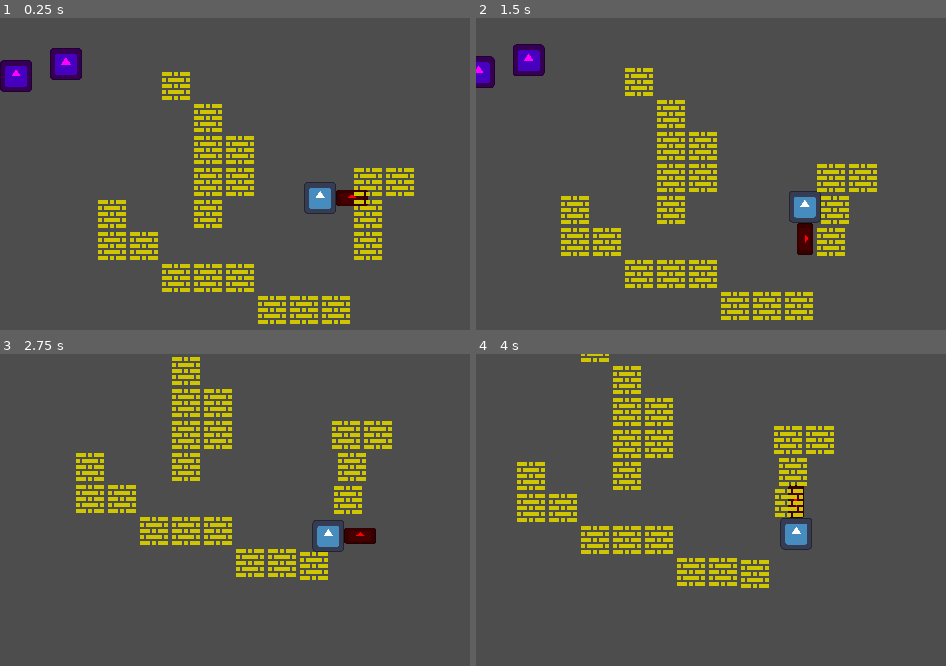
Above: before the commit, frames 1-4 (two rows, left to right).
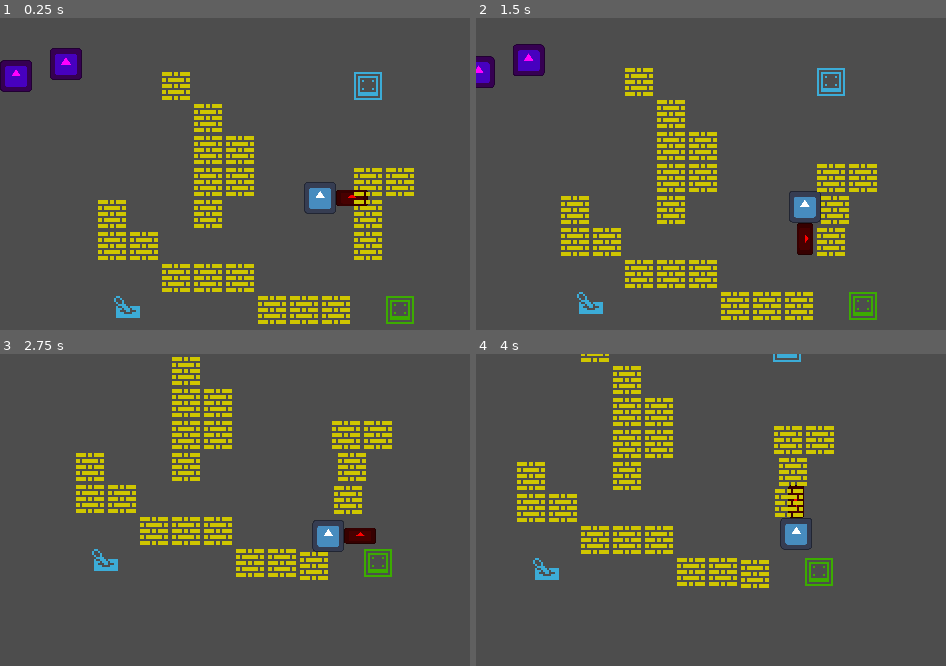
Above: after the commit, the same moments.

Repository: iliys/The-Offering-Godot-Wild-Jam-58-
Game: Godot game, scene res://map/map.tscn
Same seed, same stepped clock (60 frames per second), same inputs: the game is played once before the commit and once after it. The engine's default icon, where the game draws it, is replaced by a stand-in: a white triangle on a blue panel in a dark square.
Inputs:
- Up to frame 1 (0.25 s): no input
- Up to frame 2 (1.5 s): tap Enter at 0.5 s; hold Right (right) 0.53-1.28 s; hold X (attack) 0.53-1.28 s; hold Down (down) from 1.28 s (still down); tap X (attack) at 1.35 s
- Up to frame 3 (2.75 s): release Down (down) at 2.03 s; hold Right (right) from 2.03 s (still down); hold X (attack) from 2.03 s (still down)
- Up to frame 4 (4 s): release Right (right) at 2.78 s; release X (attack) at 2.78 s; hold Up (up) 2.78-3.53 s; tap X (attack) at 2.85 s; hold Left (left) from 3.53 s (still down); hold X (attack) from 3.53 s (still down)

The runs differ from the first frame. In frame 1, 0.7% of the frame differs, in the area x 24-89%, y 17-99%; in frame 2, 0.7%; in frame 3, 0.5%; in frame 4, 0.6%.

Commit message:
Put in triggers and fixed die condition

Diff:
--- a/actor/actor.gd
+++ b/actor/actor.gd
@@ -9,7 +9,8 @@
 var hp := max_hp:
 	set(value):
 		hp = min(value, max_hp)
-		_die()
+		if hp <= 0:
+			_die()
 
 
 func _die() -> void:
--- a/actor/enemies/enemy.tscn
+++ b/actor/enemies/enemy.tscn
@@ -46,7 +46,6 @@
 avoidance_enabled = true
 radius = 6.0
 neighbor_distance = 128.0
-debug_enabled = true
 debug_path_custom_point_size = 2.0
 
 [node name="WanderTimer" type="Timer" parent="." index="5"]
--- a/combat_boxes/hit_box/hit_box.tscn
+++ b/combat_boxes/hit_box/hit_box.tscn
@@ -1,6 +1,6 @@
 [gd_scene load_steps=3 format=3 uid="uid://bkvv6pmyu0yly"]
 
-[ext_resource type="Script" path="res://hit_box.gd" id="1_vx066"]
+[ext_resource type="Script" path="res://combat_boxes/hit_box/hit_box.gd" id="1_0op1r"]
 
 [sub_resource type="RectangleShape2D" id="RectangleShape2D_05j3n"]
 resource_local_to_scene = true
@@ -10,7 +10,7 @@
 collision_layer = 4
 collision_mask = 0
 monitoring = false
-script = ExtResource("1_vx066")
+script = ExtResource("1_0op1r")
 
 [node name="CollisionShape" type="CollisionShape2D" parent="."]
 editor_description = "Shape will coppied by value because 'Local to Scene' was checked."
--- a/map/box/box.tscn
+++ b/map/box/box.tscn
@@ -6,6 +6,7 @@
 size = Vector2(16, 16)
 
 [node name="Box" type="RigidBody2D" groups=["boxes"]]
+collision_mask = 11
 gravity_scale = 0.0
 lock_rotation = true
 linear_damp = 56.0
--- a/map/map.tscn
+++ b/map/map.tscn
@@ -1,10 +1,13 @@
-[gd_scene load_steps=57 format=3 uid="uid://cvhe7ib0rey8m"]
+[gd_scene load_steps=60 format=3 uid="uid://cvhe7ib0rey8m"]
 
 [ext_resource type="Script" path="res://map/map.gd" id="1_7fgs2"]
 [ext_resource type="Texture2D" uid="uid://nat2nsqdq0rh" path="res://prototyping_tiles_from_kenney.png" id="1_pk2fv"]
 [ext_resource type="PackedScene" uid="uid://trdy53vwdy7u" path="res://actor/player/player.tscn" id="2_04bes"]
 [ext_resource type="Texture2D" uid="uid://bqrykudf6rf7s" path="res://map/ground_placholder.png" id="2_ix2le"]
 [ext_resource type="PackedScene" uid="uid://v7g84bwm8xnk" path="res://actor/enemies/enemy.tscn" id="4_xlb21"]
+[ext_resource type="PackedScene" uid="uid://cxcnpeq02ux3c" path="res://triggers/hit_trigger/hit_trigger.tscn" id="6_s2kpy"]
+[ext_resource type="PackedScene" uid="uid://c51vg2l5hcg6j" path="res://triggers/step_trigger/step_trigger.tscn" id="7_lku5s"]
+[ext_resource type="PackedScene" uid="uid://chj3y6c861rw4" path="res://triggers/standing_trigger/standing_trigger.tscn" id="8_aefxk"]
 
 [sub_resource type="NavigationPolygon" id="NavigationPolygon_ajvmi"]
 vertices = PackedVector2Array(0, 0, 8, 0, 8, 8, 0, 8)
@@ -3941,3 +3944,12 @@
 position = Vector2(-127, -67)
 
 [node name="Boxes" type="Node2D" parent="."]
+
+[node name="HitTrigger" parent="." instance=ExtResource("6_s2kpy")]
+position = Vector2(-96, 54)
+
+[node name="StepTrigger" parent="." instance=ExtResource("7_lku5s")]
+position = Vector2(40, 56)
+
+[node name="StandingTrigger" parent="." instance=ExtResource("8_aefxk")]
+position = Vector2(24, -56)
--- /dev/null
+++ b/triggers/hit_trigger/hit_trigger.gd
@@ -0,0 +1,16 @@
+class_name HitTrigger
+extends HitBox
+
+
+signal toggled(on: bool)
+
+var on := false
+
+@onready var sprite: Sprite2D = $Sprite
+
+
+# Note: will be triggered by an enemy attack as well.
+func take_dmg(_dmg: int) -> void:
+	on = not on
+	sprite.frame = int(on)
+	toggled.emit(on)
--- /dev/null
+++ b/triggers/hit_trigger/hit_trigger.tscn
@@ -0,0 +1,21 @@
+[gd_scene load_steps=5 format=3 uid="uid://cxcnpeq02ux3c"]
+
+[ext_resource type="PackedScene" uid="uid://bkvv6pmyu0yly" path="res://combat_boxes/hit_box/hit_box.tscn" id="1_osnqt"]
+[ext_resource type="Script" path="res://triggers/hit_trigger/hit_trigger.gd" id="2_f42nt"]
+[ext_resource type="Texture2D" uid="uid://nat2nsqdq0rh" path="res://prototyping_tiles_from_kenney.png" id="3_yesv3"]
+
+[sub_resource type="RectangleShape2D" id="RectangleShape2D_wu15g"]
+resource_local_to_scene = true
+size = Vector2(16, 16)
+
+[node name="HitTrigger" instance=ExtResource("1_osnqt")]
+script = ExtResource("2_f42nt")
+
+[node name="CollisionShape" parent="." index="0"]
+shape = SubResource("RectangleShape2D_wu15g")
+
+[node name="Sprite" type="Sprite2D" parent="." index="3"]
+texture = ExtResource("3_yesv3")
+hframes = 2
+region_enabled = true
+region_rect = Rect2(48, 160, 32, 16)
--- /dev/null
+++ b/triggers/standing_trigger/standing_trigger.gd
@@ -0,0 +1,23 @@
+class_name StandingTrigger
+extends Area2D
+
+
+signal toggled(on: bool)
+
+var on := false:
+	set(value):
+		on = value
+		sprite.frame = int(on)
+		toggled.emit(on)
+
+@onready var sprite: Sprite2D = $Sprite
+
+
+func _on_body_entered(_body: Node2D) -> void:
+	if get_overlapping_bodies().size() == 1:
+		on = true
+
+
+func _on_body_exited(_body: Node2D) -> void:
+	if get_overlapping_bodies().size() <= 0:
+		on = false
--- /dev/null
+++ b/triggers/standing_trigger/standing_trigger.tscn
@@ -0,0 +1,25 @@
+[gd_scene load_steps=4 format=3 uid="uid://chj3y6c861rw4"]
+
+[ext_resource type="Texture2D" uid="uid://nat2nsqdq0rh" path="res://prototyping_tiles_from_kenney.png" id="1_4btxn"]
+[ext_resource type="Script" path="res://triggers/standing_trigger/standing_trigger.gd" id="1_4prwi"]
+
+[sub_resource type="RectangleShape2D" id="RectangleShape2D_gdrs6"]
+size = Vector2(16, 16)
+
+[node name="StandingTrigger" type="Area2D"]
+collision_layer = 0
+collision_mask = 3
+monitorable = false
+script = ExtResource("1_4prwi")
+
+[node name="Sprite" type="Sprite2D" parent="."]
+texture = ExtResource("1_4btxn")
+hframes = 2
+region_enabled = true
+region_rect = Rect2(16, 160, 32, 16)
+
+[node name="CollisionShape2D" type="CollisionShape2D" parent="."]
+shape = SubResource("RectangleShape2D_gdrs6")
+
+[connection signal="body_entered" from="." to="." method="_on_body_entered"]
+[connection signal="body_exited" from="." to="." method="_on_body_exited"]
--- /dev/null
+++ b/triggers/step_trigger/step_trigger.gd
@@ -0,0 +1,15 @@
+class_name StepTrigger
+extends Area2D
+
+
+signal triggered
+
+@onready var collision_shape: CollisionShape2D = $CollisionShape
+@onready var sprite: Sprite2D = $Sprite
+
+
+func _on_body_entered(_body: Node2D) -> void:
+	collision_shape.disabled = true
+	monitoring = false
+	sprite.frame = 1
+	triggered.emit()
--- /dev/null
+++ b/triggers/step_trigger/step_trigger.tscn
@@ -0,0 +1,25 @@
+[gd_scene load_steps=4 format=3 uid="uid://c51vg2l5hcg6j"]
+
+[ext_resource type="Script" path="res://triggers/step_trigger/step_trigger.gd" id="1_oehn6"]
+[ext_resource type="Texture2D" uid="uid://nat2nsqdq0rh" path="res://prototyping_tiles_from_kenney.png" id="2_gsk7e"]
+
+[sub_resource type="RectangleShape2D" id="RectangleShape2D_2g13t"]
+size = Vector2(16, 16)
+
+[node name="StepTrigger" type="Area2D"]
+collision_layer = 0
+collision_mask = 3
+monitorable = false
+script = ExtResource("1_oehn6")
+
+[node name="Sprite" type="Sprite2D" parent="."]
+modulate = Color(1, 1, 0, 1)
+texture = ExtResource("2_gsk7e")
+hframes = 2
+region_enabled = true
+region_rect = Rect2(16, 160, 32, 16)
+
+[node name="CollisionShape" type="CollisionShape2D" parent="."]
+shape = SubResource("RectangleShape2D_2g13t")
+
+[connection signal="body_entered" from="." to="." method="_on_body_entered"]
Renamed: hit_box.gd -> combat_boxes/hit_box/hit_box.gd
